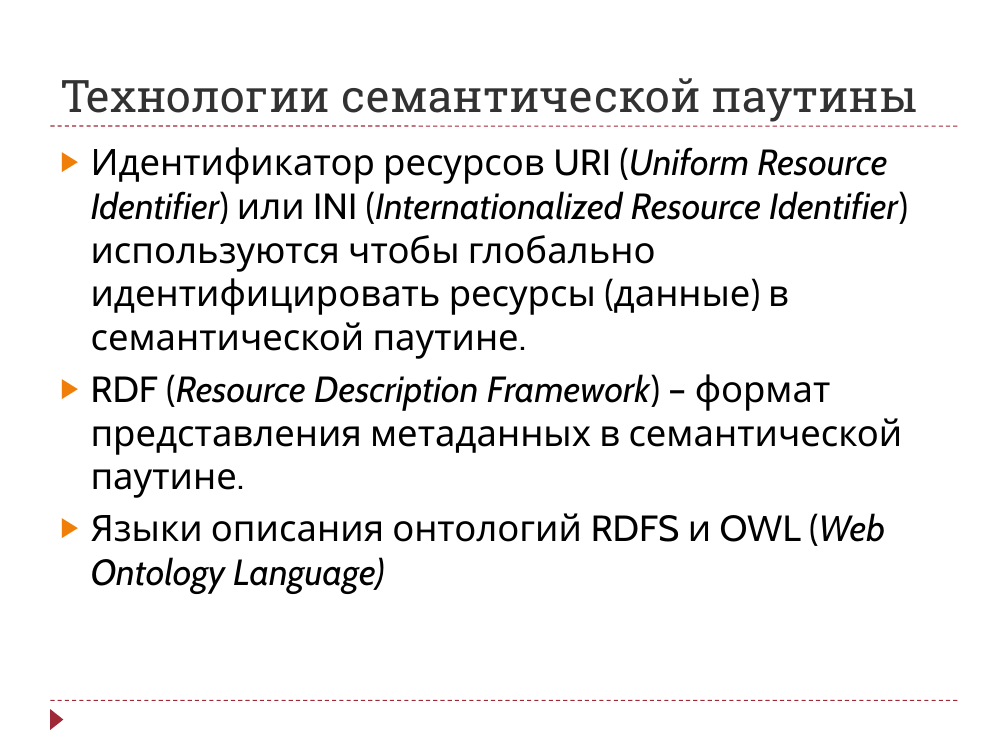
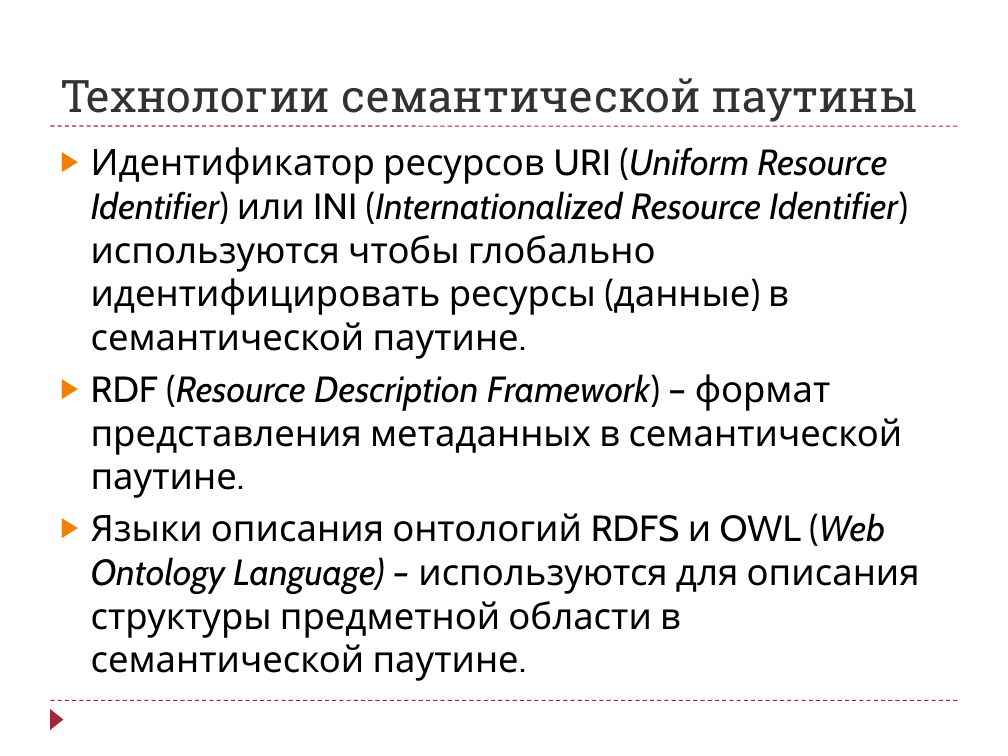
Before and after one commit to arthan1011/diploma, a slide deck: slide 5 of Semantic Presentation.pptx. Drawn at 1008x756 pixels with LibreOffice and Linux fonts; fonts in the diff are those of the drawing. Boxes give left, top, right and bottom in pixels: in the first picture for what was removed or moved away, otherwise in the second. Text is boxed around its words. In the diff, an @@ line names an element or a change of style, - is before the commit and + after.

Commit message:
diploma. presentation 5 done

```diff
--- a/Semantic Presentation.pptx
+++ b/Semantic Presentation.pptx
@@ text at [91,513,920,681]: text changed @@
-▶ Языки описания онтологий RDFS и OWL (Web Ontology Language)
+▶ Языки описания онтологий RDFS и OWL (Web Ontology Language) – используются для описания структуры предметной области в семантической паутине.
```
